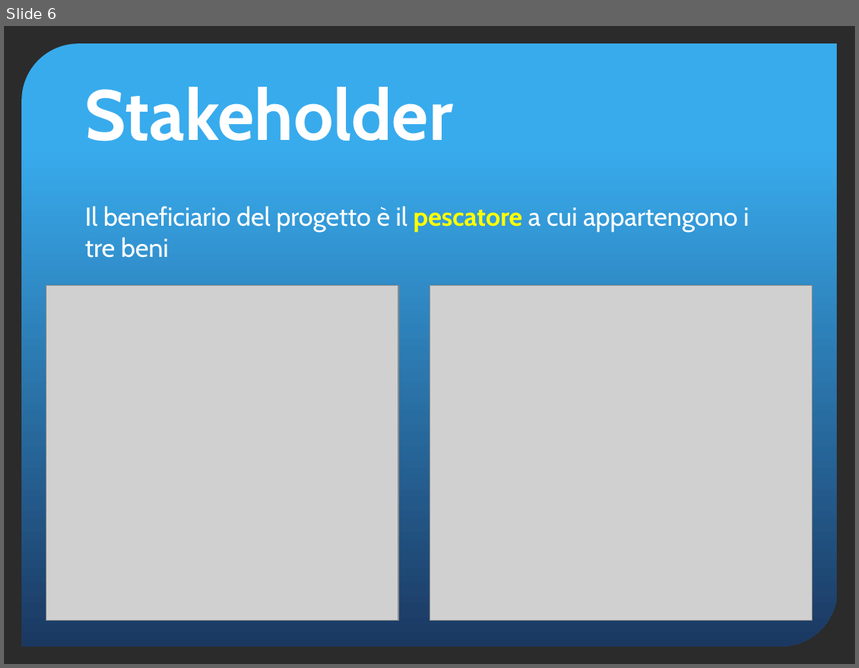
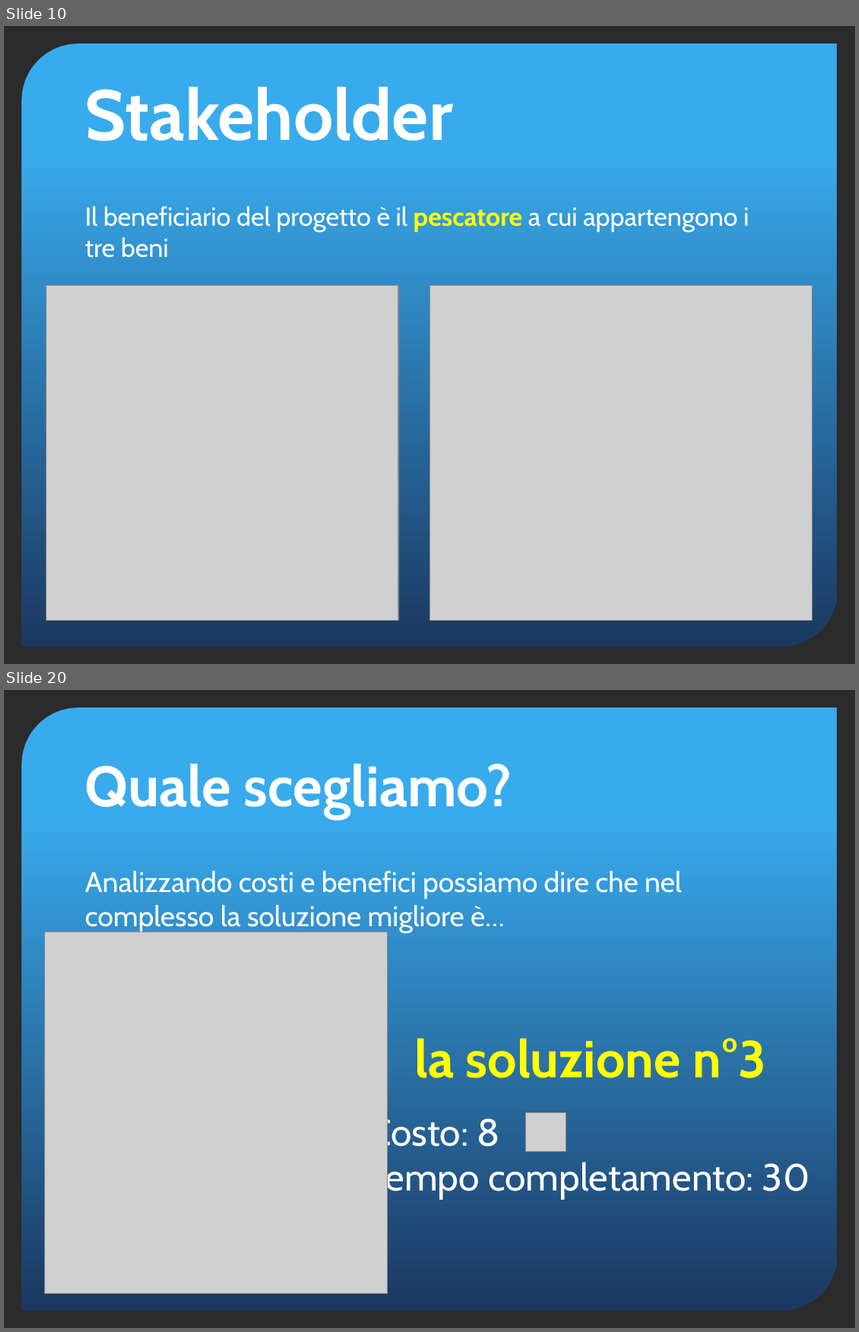
Before and after one commit to yan0z/ISW, a slide deck: Quesito 4 Team/Quesito4-presentazione.pptx. Shown one above the other, each under a label of ours: slide 6 before the commit, slides 10 and 20 after it; the slides between them are not shown. The pictures are 859x668 and 859x1332 pixels, drawn with LibreOffice and Linux fonts; fonts in the diff are those of the drawing; grey boxes stand for pictures; background and template pictures are left out; a plain dark background stands for a picture behind light text. Boxes give left, top, right and bottom in pixels: in the first picture for what was removed or moved away, otherwise in the second. Text is boxed around its words. In the diff, an @@ line names an element or a change of style, - is before the commit and + after.

```diff
--- a/Quesito 4 Team/Quesito4-presentazione.pptx
+++ b/Quesito 4 Team/Quesito4-presentazione.pptx
@@ slide 20 added at (4, 690, 855, 1328), background picture (left out); not listed: 1 template element that a slide beside it also shows @@
@@ title added at (85, 764, 512, 819), 48 pt, text #FFFFFF, bold @@
+Quale scegliamo?
@@ text added at (85, 871, 682, 933), 24 pt, text #FFFFFF @@
+Analizzando costi e benefici possiamo dire che nel complesso la soluzione migliore è…
@@ picture added at (45, 932, 388, 1293) @@
@@ text added at (414, 1038, 766, 1078), 44 pt, text #FFFF00, bold @@
+la soluzione n°3
@@ text added at (368, 1114, 810, 1199), 32 pt, text #FFFFFF @@
+• Costo: 8
+• Tempo completamento: 30
@@ picture added at (526, 1113, 566, 1152) @@
@@ what was slide 6 is now slide 10 @@
```
Also in this commit, not shown: 10 slides changed, 6 other slides added.
